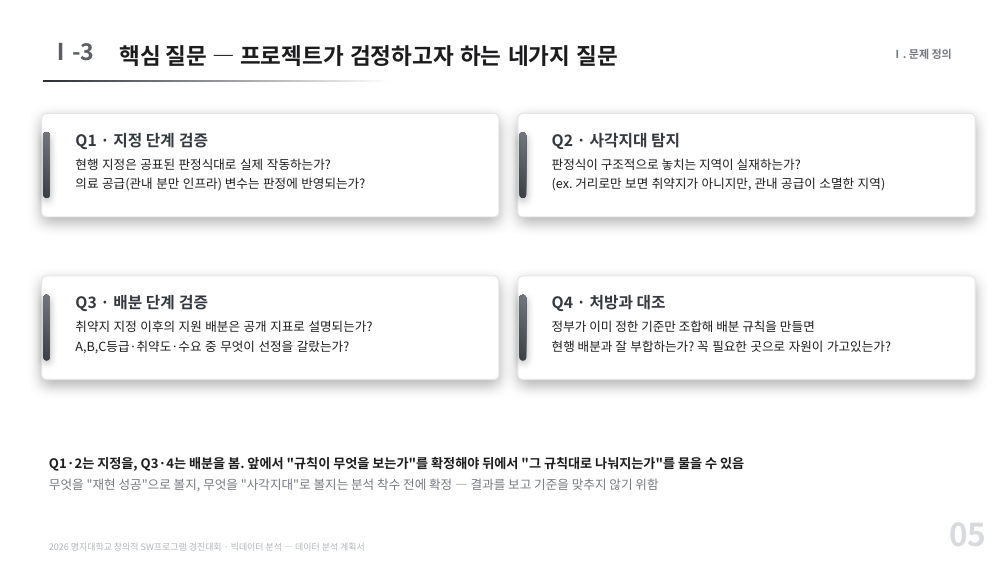
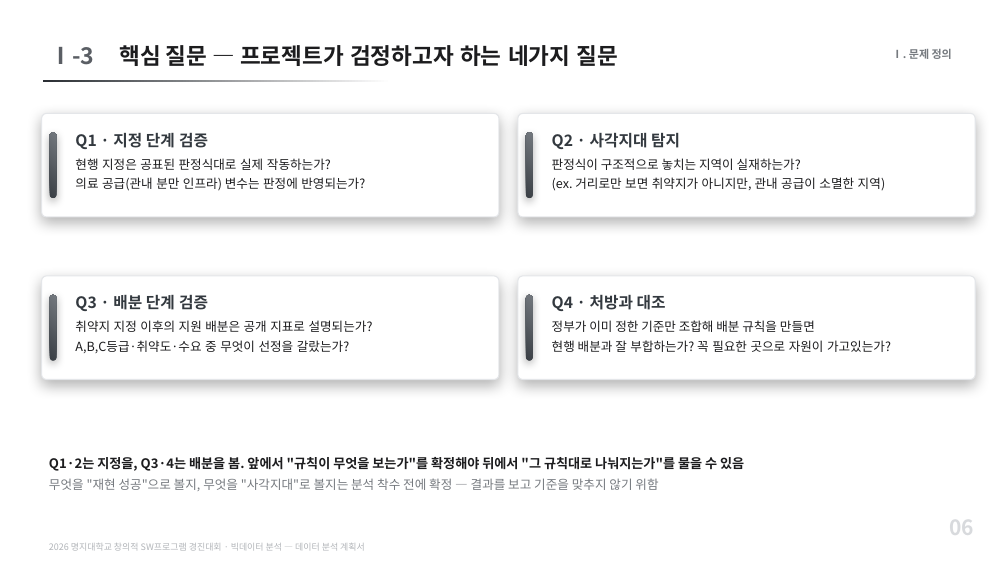
Before and after one commit to karvvan/maternity-care-policy-audit, a slide deck: slide 6 of 04_제출물/데이터분석_계획서.pptx (slide 5 before the commit). Drawn at 1008x567 pixels with LibreOffice and Linux fonts; fonts in the diff are those of the drawing. Boxes give left, top, right and bottom in pixels: in the first picture for what was removed or moved away, otherwise in the second. Text is boxed around its words. In the diff, an @@ line names an element or a change of style, - is before the commit and + after.

```diff
--- a/04_제출물/데이터분석_계획서.pptx
+++ b/04_제출물/데이터분석_계획서.pptx
@@ text "Ⅰ-3": place and size @@
-text "Ⅰ-3" at (49, 43, 94, 61)
+text "Ⅰ-3" at (49, 47, 94, 65)
@@ 4 rounded rectangles: place and size @@
-4 rounded rectangles at (43, 132, 526, 361)
+4 rounded rectangles at (50, 132, 533, 361)
@@ text at (949, 511, 974, 541): text changed; size 30 to 20 pt @@
-05
+06
```
Also in this commit, not shown: 12 other slides changed, 4 slides added, 2 other files.
